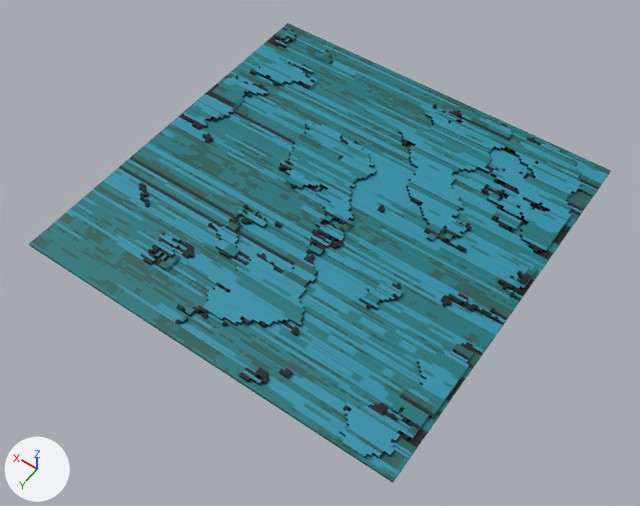
The FBX model Assets/Models/Environment 1/floor tiles/floortile_teal.fbx, before and after one commit.
Rendered twice from a camera (50 mm lens) standing at (1.242, 2.367, 2.889) and looking at (2.218, 1.0, 0.741). Arrows for +X, +Y and +Z are at lower left; the lights stay in place. Where no turn or scale is listed for an object, it has been applied to the vertices.

The first picture shows 'floortile_teal_1'.
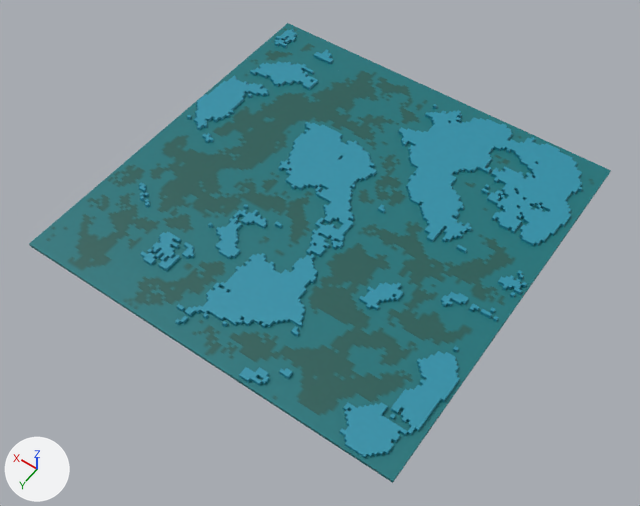
Where the newer file only moved an object's origin or applied its transform, the numbers keep the older frame.

Location of each change, (x1, y1, x2, y2) in pixels of the pictures (640 x 506 px; the box of a moved part takes in the faces that stretch with it):
part 1 of me_floortile_teal_1, moved or reshaped: (177, 73, 577, 472) in both
part 2 of me_floortile_teal_1, surface changed: (30, 23, 611, 483) in both

The change, as a list of edits to the scene's bpy script:
```text
Change me_floortile_teal_1:
    used by ob_floortile_teal_1; location = (2.26, 0.89, 0.835)
    remove me_floortile_teal_1.from_pydata(...)  # 3172 vertices, 2306 faces; spans x -0.64..0.64, y -0.64..0.64, z -0.015..0.005
    add me_floortile_teal_1.from_pydata(...)  # 3190 vertices, 2321 faces; spans x -0.64..0.64, y -0.64..0.64, z -0.015..0.005
    me_floortile_teal_1 part 1
    125 vertices are removed from x -0.64..0.64, y -0.33..0.63, z -0.005..0.005
    141 faces are deleted
    4 vertices in x 0.57, y -0.03..-0.02, z -0.005..0.005 move by (-0.02, 0.0, 0.0)
    3 vertices in x -0.62, y -0.32..-0.3, z 0.005 move by (0.01, 0.0, 0.0)
    5 vertices move from x -0.64..0.62, y -0.27..-0.03, z -0.005..0.005 to x -0.64..0.56, y -0.27..-0.03, z -0.005..0.005
    9 vertices are added at x -0.64..0.64, y -0.25..0.29, z -0.005..0.005
    21 new vertices lie (0.0, -0.01, 0.0) away from vertices in x -0.64..0.64, y -0.32..0.61, z -0.005..0.005
    12 new vertices lie (-0.01, 0.0, 0.0) away from vertices in x -0.61..0.62, y -0.25..0.62, z -0.005..0.005
    13 new vertices lie (0.0, 0.01, 0.0) away from vertices in x -0.64..0.64, y -0.3..0.62, z -0.005..0.005
    12 new vertices lie (0.0, 0.0, -0.01) away from vertices in x -0.63..0.63, y -0.34..0.49, z 0.005
    13 new vertices lie (0.01, 0.0, 0.0) away from vertices in x -0.63..0.63, y -0.34..0.6, z -0.005..0.005
    10 new vertices lie (-0.03, 0.0, 0.0) away from vertices in x -0.61..0.64, y -0.34..0.49, z -0.005..0.005
    8 new vertices lie (0.0, -0.01, 0.0) away from vertices in x -0.64..0.64, y -0.13..0.3, z -0.005..0.005
    7 new vertices lie (-0.01, 0.0, 0.0) away from vertices in x -0.63..0.63, y -0.11..0.38, z -0.005..0.005
    7 new vertices lie (0.0, 0.01, 0.0) away from vertices in x -0.64..0.64, y -0.11..0.26, z -0.005..0.005
    5 new vertices lie (-0.08, 0.0, 0.0) away from vertices in x -0.54..-0.52, y -0.25..0.41, z 0.005
    6 new vertices lie (0.0, 0.0, 0.01) away from vertices in x -0.58..0.61, y -0.23..-0.04, z -0.005
    7 new vertices lie (-0.01, 0.0, 0.0) away from vertices in x -0.6..0.62, y -0.23..0.27, z -0.005..0.005
    7 new vertices lie (0.0, 0.0, -0.01) away from vertices in x -0.61..0.6, y -0.25..0.29, z 0.005
    6 new vertices lie (0.01, 0.0, 0.0) away from vertices in x -0.6..0.6, y -0.25..-0.06, z -0.005..0.005
    156 new faces join them
    me_floortile_teal_1 part 2: 2165 kept faces spanning x -0.64..0.64, y -0.64..0.64, z -0.015..0.005 get new texture (UV) coordinates
```
